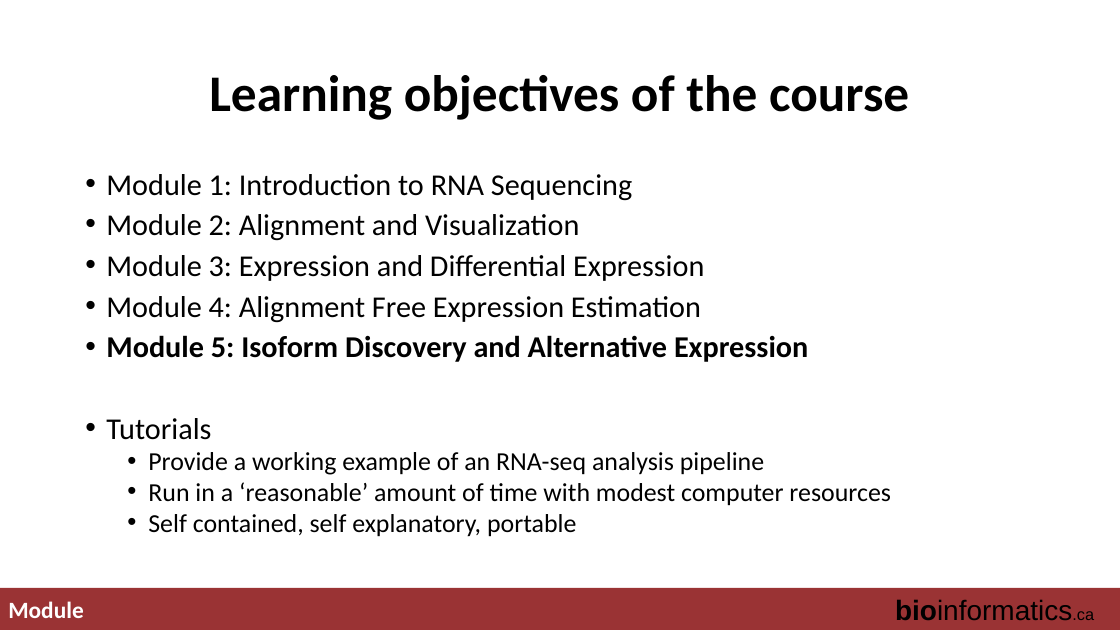
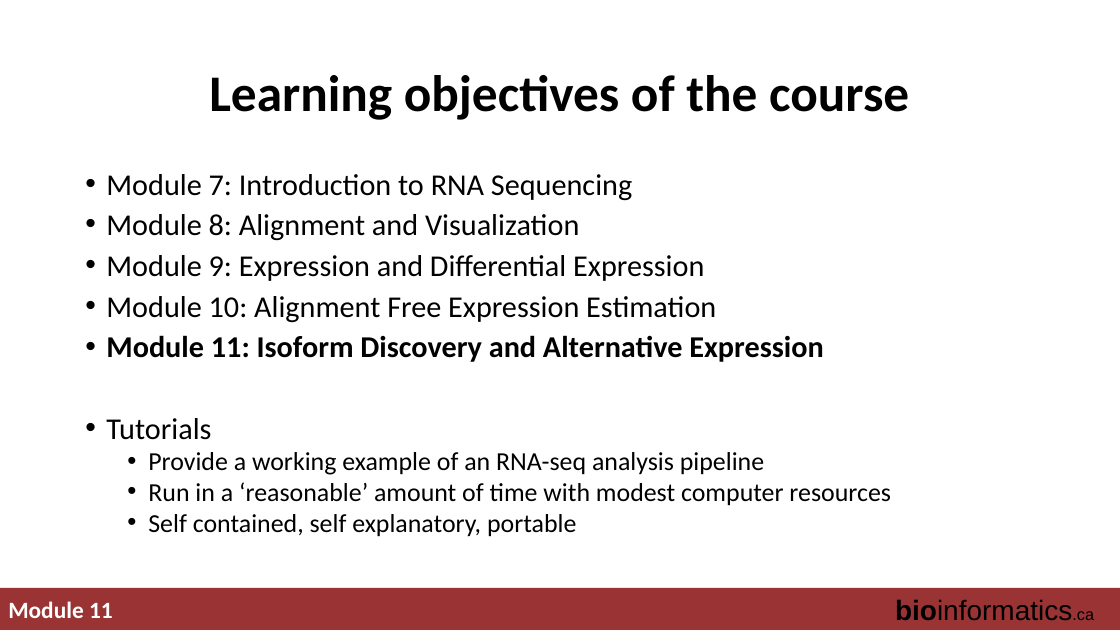
Before and after one commit to griffithlab/rnabio.org, a slide deck: slide 4 of assets/lectures/cbw-cshl/2019/full/RNASeq_Module5_Lecture.pptx. Drawn at 1120x630 pixels with LibreOffice and Linux fonts; fonts in the diff are those of the drawing. Boxes give left, top, right and bottom in pixels: in the first picture for what was removed or moved away, otherwise in the second. Text is boxed around its words. In the diff, an @@ line names an element or a change of style, - is before the commit and + after.

Commit message:
update module numbers

```diff
--- a/assets/lectures/cbw-cshl/2019/full/RNASeq_Module5_Lecture.pptx
+++ b/assets/lectures/cbw-cshl/2019/full/RNASeq_Module5_Lecture.pptx
@@ text at [106, 174, 823, 362]: text changed @@
-• Module 1: Introduction to RNA Sequencing
-• Module 2: Alignment and Visualization
-• Module 3: Expression and Differential Expression
-• Module 4: Alignment Free Expression Estimation
-• Module 5: Isoform Discovery and Alternative Expression
+• Module 7: Introduction to RNA Sequencing
+• Module 8: Alignment and Visualization
+• Module 9: Expression and Differential Expression
+• Module 10: Alignment Free Expression Estimation
+• Module 11: Isoform Discovery and Alternative Expression
@@ text at [8, 601, 113, 618]: text changed @@
-Module
+Module 11
```
Also in this commit, not shown: 13 other slides changed, 1 slide removed, 4 other files.
